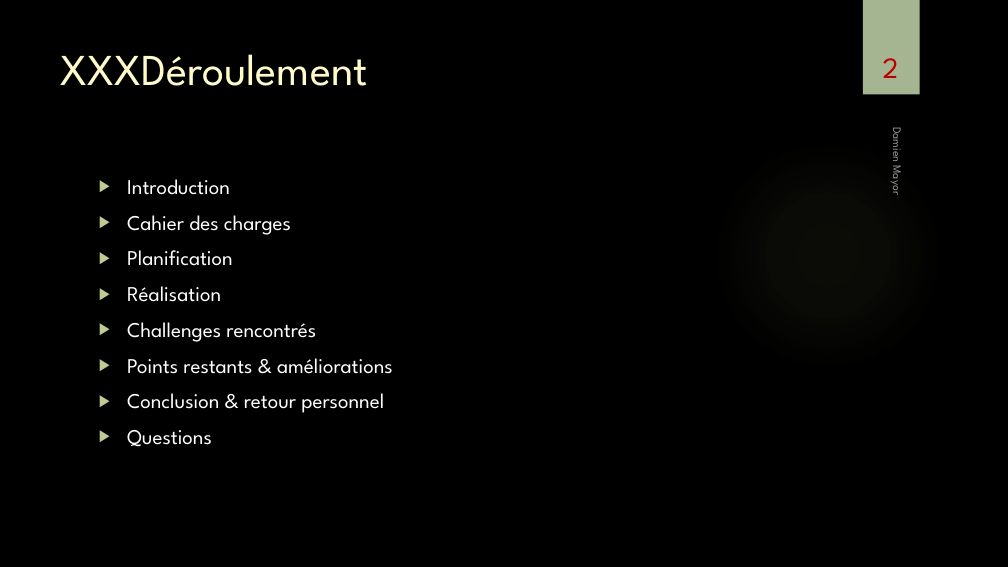
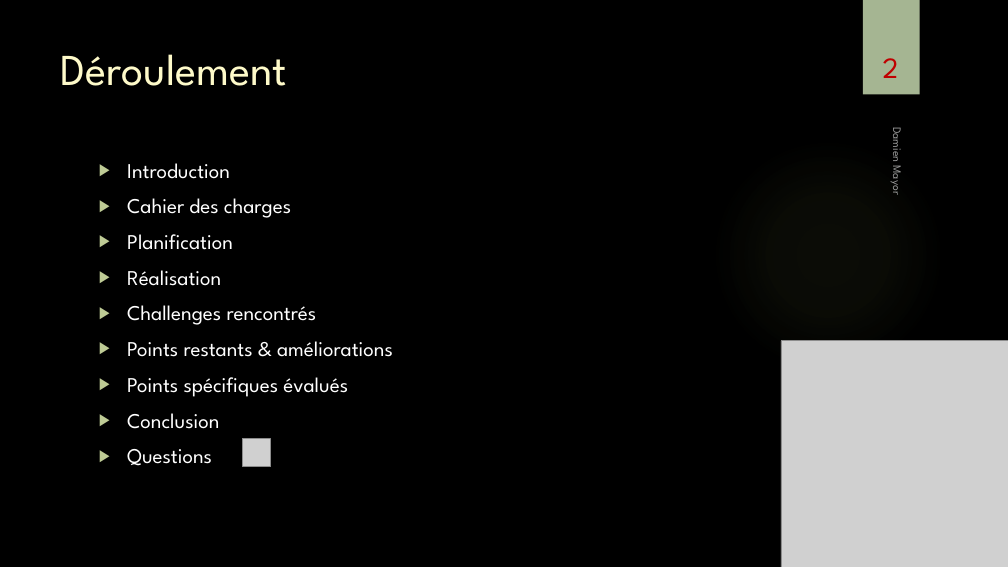
Before and after one commit to damienmayor/TPI, a slide deck: slide 2 of Présentation/Présentation TPI DMA.pptx. Drawn at 1008x567 pixels with LibreOffice and Linux fonts; fonts in the diff are those of the drawing; grey boxes stand for pictures; background and template pictures are left out. Boxes give left, top, right and bottom in pixels: in the first picture for what was removed or moved away, otherwise in the second. Text is boxed around its words. In the diff, an @@ line names an element or a change of style, - is before the commit and + after.

```diff
--- a/Présentation/Présentation TPI DMA.pptx
+++ b/Présentation/Présentation TPI DMA.pptx
@@ title at (61, 54, 287, 86): text changed @@
-XXXDéroulement
+Déroulement
@@ text "Introduction": place and size @@
-text "Introduction" at (127, 179, 393, 447)
+text "Introduction" at (127, 163, 393, 466)
@@ picture added at (781, 341, 1008, 567) @@
@@ text at (127, 377, 348, 429): text changed @@
-▶ Conclusion & retour personnel
+▶ Points spécifiques évalués
+▶ Conclusion
@@ picture added at (243, 439, 271, 467) @@
```
Also in this commit, not shown: 10 other slides changed, 11 slides removed.
